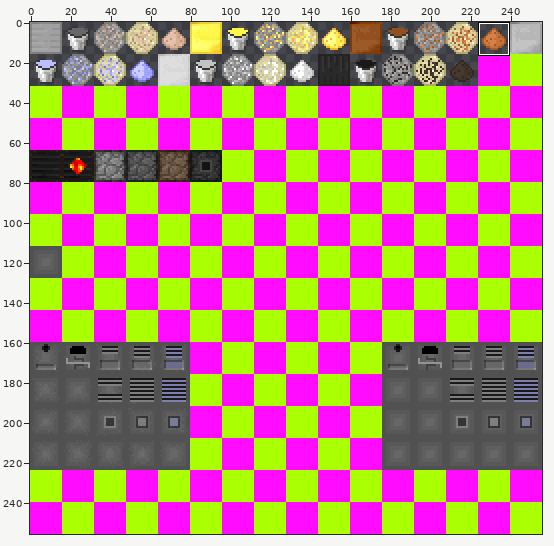
Edited in one commit: sprite sheet (gfx/LiquidMetal/Icons.png). The picture above shows the old version from afar; the outline marks the close-up.
Close-up. Earlier state:
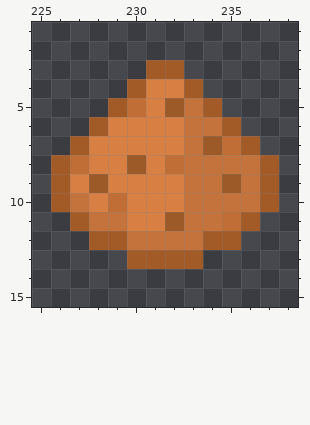
The file is 256x256 pixels. Colours within 5 levels of each other are drawn and written as one. Shown: x 225..238, y 1..15. The commit also changed other parts of the picture, which this record leaves out.
After the commit:
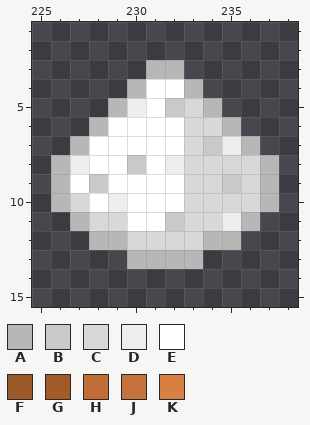
Palette (. is transparent): A #b7b7b7  B #c9c9c9  C #d8d8d8  D #ededed  E #ffffff  F #9b5a27  G #a25a27  H #c16e36  J #c4733c  K #d87f43
From old to new:
Colour G becomes colour A in row 3 at x 231 to 232; in row 4 at x 230 and 233; in row 5 at x 229 and 234; in row 6 at x 228 and 235; in row 7 at x 227 and 236; in rows 8 to 10 at x 226 and 237.
Colour G becomes colour A in row 11 at x 227 and 236; in row 12 at x 228 to 229 and 234 to 235; in row 13 at x 230 to 233.
Colour F becomes colour B in row 5 at x 232; in row 7 at x 234; in row 8 at x 230; in row 9 at x 228 and 235; in row 11 at x 232.
Colour J becomes colour C in row 5 at x 233; in row 6 at x 233 to 234; in row 7 at x 233; in row 8 at x 233 to 236; in row 9 at x 233 to 234 and 236; in row 10 at x 227 and 233 to 236.
Colour J becomes colour C in row 11 at x 228 to 229 and 233 to 234; in row 12 at x 230 to 233.
Colour H becomes colour D in row 5 at x 230; in row 7 at x 235; in row 8 at x 227 and 232; in row 10 at x 229; in row 11 at x 235.
Colour K becomes colour E in row 4 at x 231 to 232; in row 5 at x 231; in row 6 at x 229 to 232; in row 7 at x 228 to 232; in row 8 at x 228 to 229 and 231; in row 9 at x 227 and 229 to 232.
Colour K becomes colour E in row 10 at x 228 and 230 to 232; in row 11 at x 230 to 231.
Pixel boxes of the changes (left, top, right, bottom) in both close-ups:
changed: (51, 60, 279, 269)
